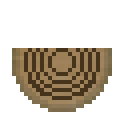
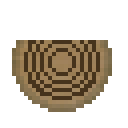
Two versions of the same layered image (128×128). Layer-by-layer changes:
painted on "Layer 1" over [16, 40, 108, 48]
